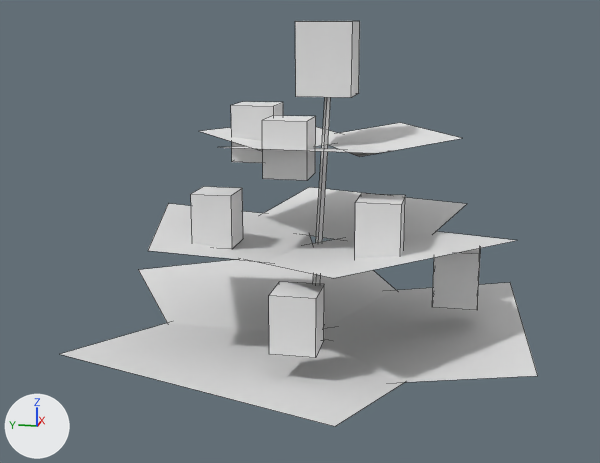
The OBJ model src/main/resources/assets/stonedew/models/block/plants/plant_3_3_2_lod.obj as it was, and as the next commit left it.
Both versions are drawn from a 50 mm camera at (-1.607, -0.891, 0.947) aimed at (0.487, -0.472, 0.423). Arrows for +X, +Y and +Z are at lower left; the lights stay in place. The first picture is the older version. Mesh edges are drawn as thin lines. Where no turn or scale is listed for an object, it has been applied to the vertices.

The older version as bpy lines, for what is in view:
```python
mat_leaf_lod = principled_material('leaf_lod')
mat_leaf_lod.base_color = (0.8, 0.8, 0.8)  # white #e7e7e7
mat_leaf_lod.roughness = 1.0
mat_stem = principled_material('stem')
mat_stem.base_color = (0.8, 0.8, 0.8)  # white #e7e7e7
mat_stem.roughness = 1.0
me_model = bpy.data.meshes.new('model')
me_model.from_pydata(...)  # 100 vertices, 55 faces; spans x -0.154..1.179, y -1.071..0.109, z -0.001..0.961
# faces by material slot: [4, 9, 42]
me_model.materials.append(mat_stem)  # white #e7e7e7
me_model.materials.append(mat_leaf_lod)  # white #e7e7e7
me_model.materials.append(mat_bud)  # white #e7e7e7
ob_model = bpy.data.objects.new('model', me_model)
ob_model.location = (0.0, 0.0, 0.0)
```
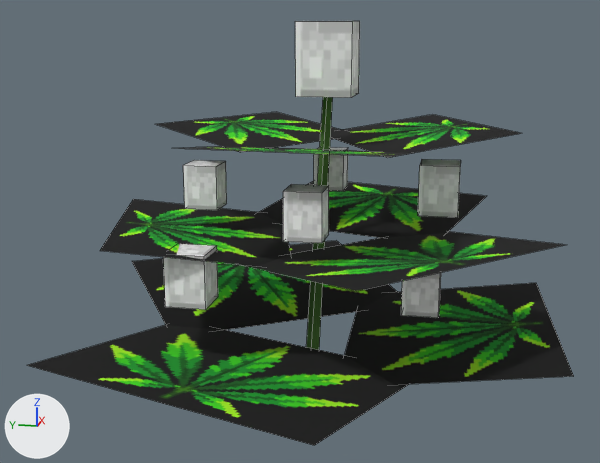
Location of each change, (x1, y1, x2, y2) in pixels of the pictures (600 x 463 px; the box of a moved part takes in the faces that stretch with it):
'model', surface changed, reshaped (14% wider): before (61, 21, 538, 426); after (27, 21, 573, 445)
part 1 of me_model, moved or reshaped: before (432, 248, 480, 310); after (418, 159, 461, 217)
part 2 of me_model, moved or reshaped: before (355, 194, 405, 258); after (283, 184, 329, 243)
part 3 of me_model, moved or reshaped: before (262, 116, 316, 180); after (183, 160, 227, 210)
part 4 of me_model, moved or reshaped: before (269, 282, 324, 358); after (314, 147, 348, 191)
part 5 of me_model, moved or reshaped: before (191, 187, 243, 249); after (401, 273, 441, 318)
part 6 of me_model, moved or reshaped: before (231, 102, 283, 163); after (163, 244, 218, 310)
part 7 of me_model, moved or reshaped: before (61, 97, 538, 426); after (27, 97, 573, 445)

Patch to the scene script:
```diff
--- a/src/main/resources/assets/stonedew/models/block/plants/plant_3_3_2_lod.obj.py
+++ b/src/main/resources/assets/stonedew/models/block/plants/plant_3_3_2_lod.obj.py
@@ img_leaf_fan @@
+img_leaf_fan = load_image('leaf_fan', '../../../textures/art/leaf_fan.png', 1352, 1163, 'sRGB')
@@ img_plant_stem @@
+img_plant_stem = load_image('plant_stem', '../../../textures/block/plant_stem.png', 32, 32, 'sRGB')
@@ mat_stem @@
 mat_stem = principled_material('stem')
-mat_stem.base_color = (0.8, 0.8, 0.8)  # white #e7e7e7
+mat_stem.texture = img_plant_stem
 mat_stem.roughness = 1.0
@@ mat_leaf_lod @@
 mat_leaf_lod = principled_material('leaf_lod')
-mat_leaf_lod.base_color = (0.8, 0.8, 0.8)  # white #e7e7e7
+mat_leaf_lod.texture = img_leaf_fan
 mat_leaf_lod.roughness = 1.0
@@ me_model @@
 # used by ob_model
-me_model.from_pydata(...)  # 100 vertices, 55 faces; spans x -0.154..1.179, y -1.071..0.109, z -0.001..0.961
+me_model.from_pydata(...)  # 100 vertices, 55 faces; spans x -0.245..1.256, y -1.147..0.162, z -0.001..0.961
+# me_model part 1: the loose piece of 8 vertices spanning x 0.476..0.592, y -0.94..-0.824, z 0.24..0.39 is scaled about its middle by 0.867, then moved by (0.005, 0.053, 0.229)
+# me_model part 2: the loose piece of 8 vertices spanning x 0.239..0.344, y -0.755..-0.65, z 0.423..0.559 is scaled about its middle by 0.839, then moved by (-0.083, 0.16, 0.045)
+# me_model part 3: the loose piece of 8 vertices spanning x 0.282..0.388, y -0.53..-0.424, z 0.598..0.736 is scaled about its middle by 0.843, then moved by (0.16, 0.264, -0.13)
+# me_model part 4: the loose piece of 8 vertices spanning x 0.083..0.188, y -0.588..-0.483, z 0.24..0.376 is scaled about its middle by 0.839, then moved by (0.69, 0.037, 0.228)
+# me_model part 5: the loose piece of 8 vertices spanning x 0.28..0.381, y -0.346..-0.244, z 0.423..0.555 is scaled about its middle by 0.828, then moved by (-0.071, -0.511, -0.131)
+# me_model part 6: the loose piece of 8 vertices spanning x 0.514..0.629, y -0.397..-0.282, z 0.598..0.748 is scaled about its middle by 0.865, then moved by (-0.354, 0.079, -0.305)
+# me_model part 7: 44 of 100 vertices moved; they spanned x -0.154..1.179, y -1.071..0.109, z -0.001..0.797 and now span x -0.245..1.256, y -1.147..0.162, z -0.001..0.797; mean shift (-0.002, -0.001, 0.005); largest move (0.834, -0.7, 0.677) -> (0.949, -0.788, 0.691)
 me_model.materials.append(mat_stem)
```
